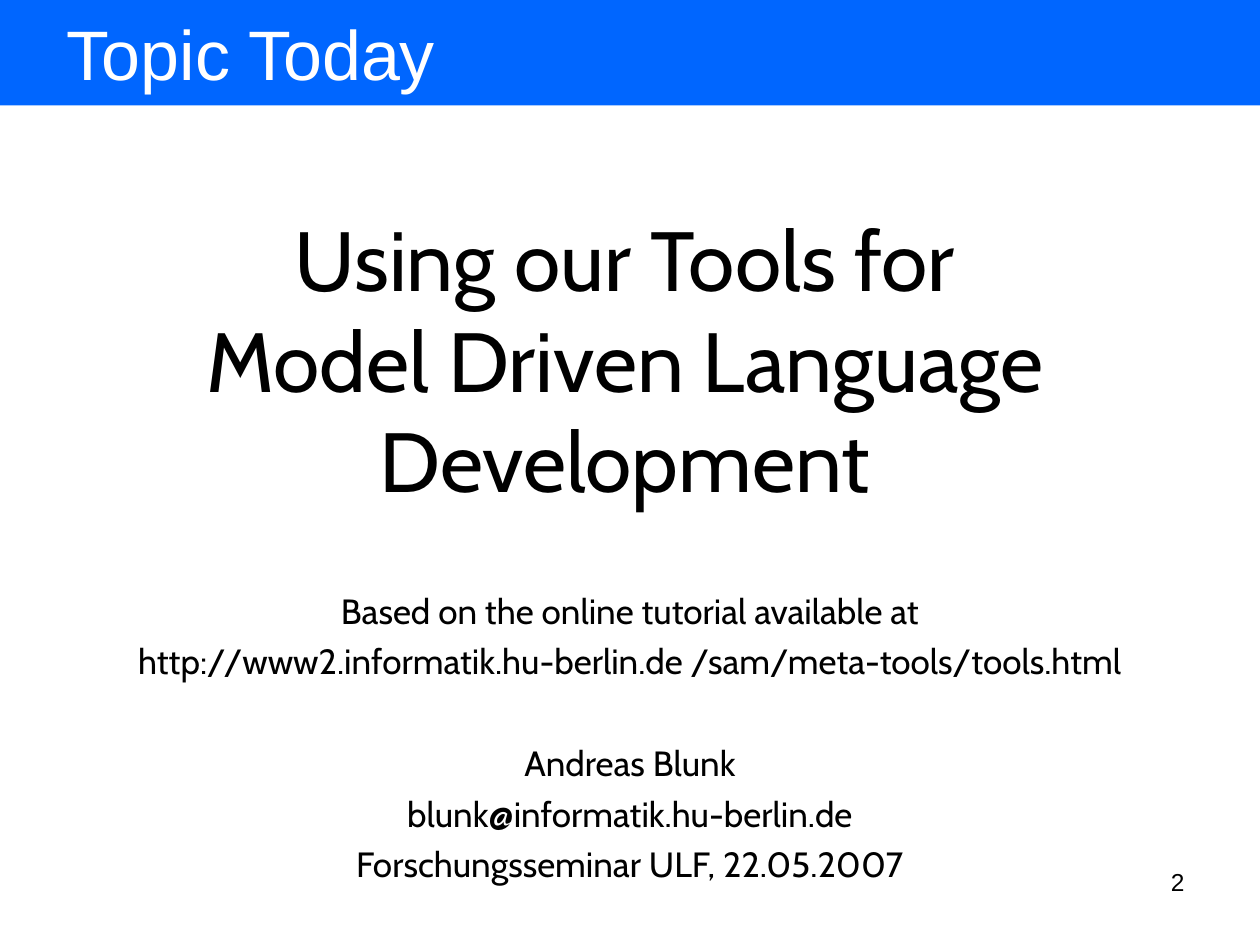
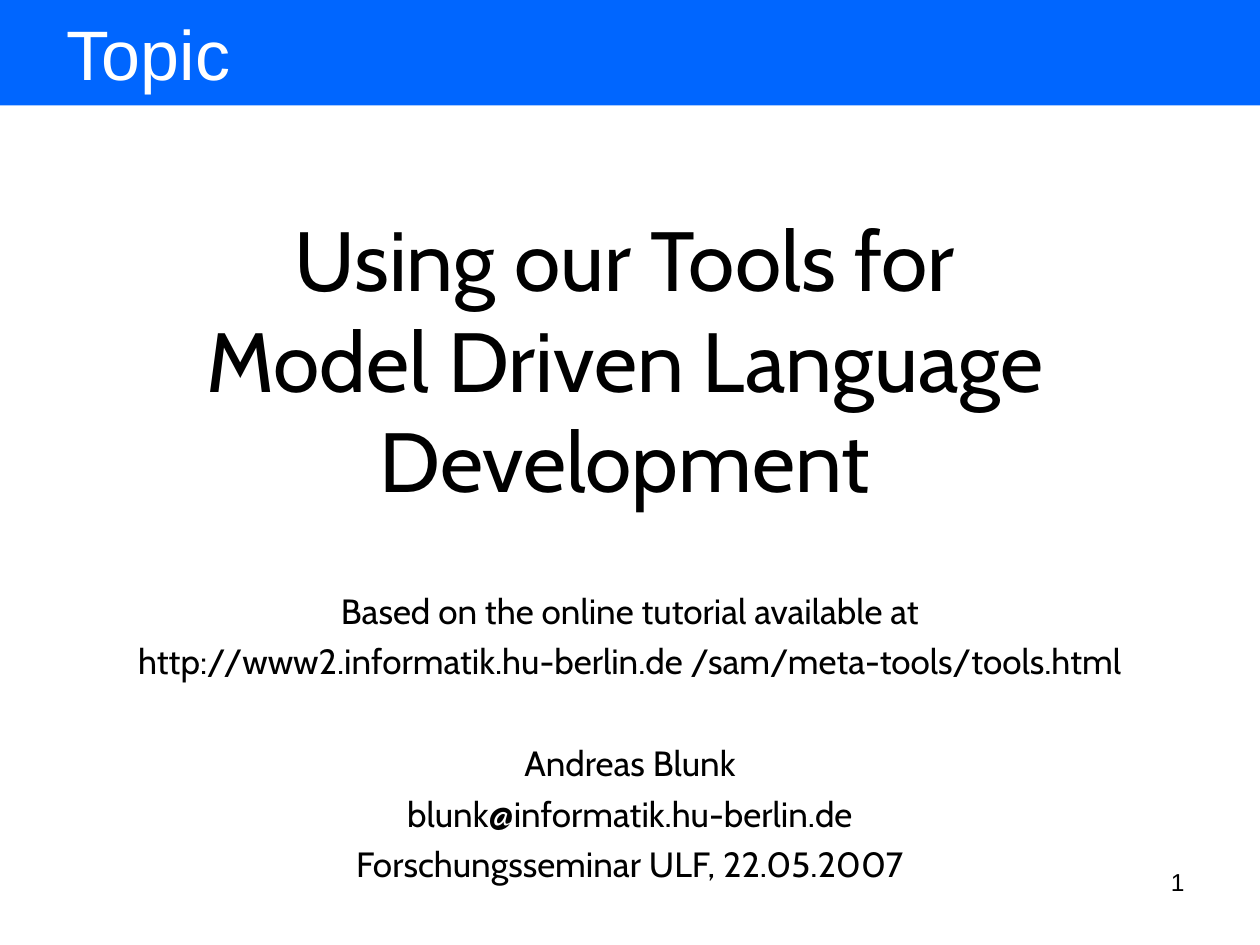
Before and after one commit to BackupTheBerlios/amof2-svn, a slide deck: slide 1 of trunk/hub.sam.stateautomaton/resources/presentation/using our tools for model driven language development.ppt (slide 2 before the commit). Drawn at 1260x945 pixels with LibreOffice and Linux fonts; fonts in the diff are those of the drawing. Boxes give left, top, right and bottom in pixels: in the first picture for what was removed or moved away, otherwise in the second. Text is boxed around its words. In the diff, an @@ line names an element or a change of style, - is before the commit and + after.

```diff
--- a/trunk/hub.sam.stateautomaton/resources/presentation/using our tools for model driven language development.ppt
+++ b/trunk/hub.sam.stateautomaton/resources/presentation/using our tools for model driven language development.ppt
@@ text at bbox=[67, 29, 230, 93]: text changed @@
-Topic Today
+Topic
@@ page number at bbox=[1171, 874, 1185, 891]: text changed @@
-2
+1
```
Also in this commit, not shown: 6 other slides changed, 20 slides added, 7 slides removed, 1 other file.
